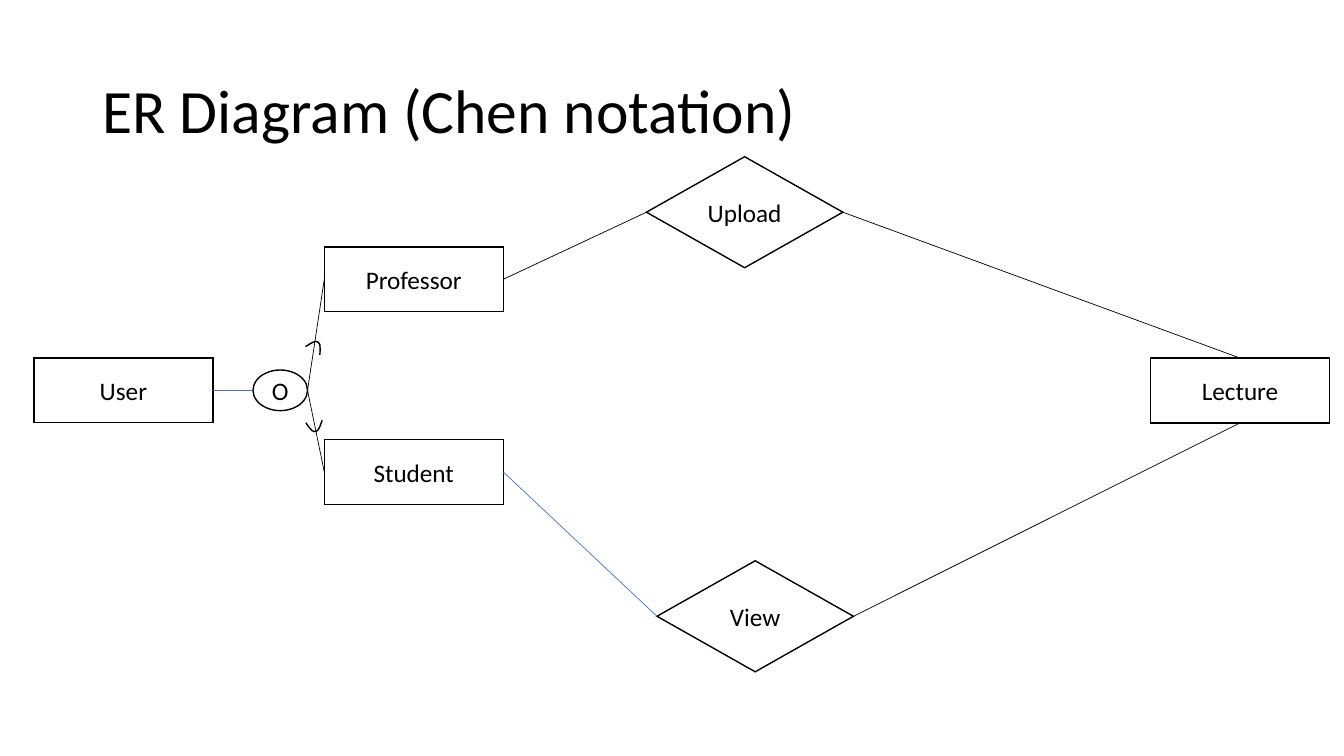
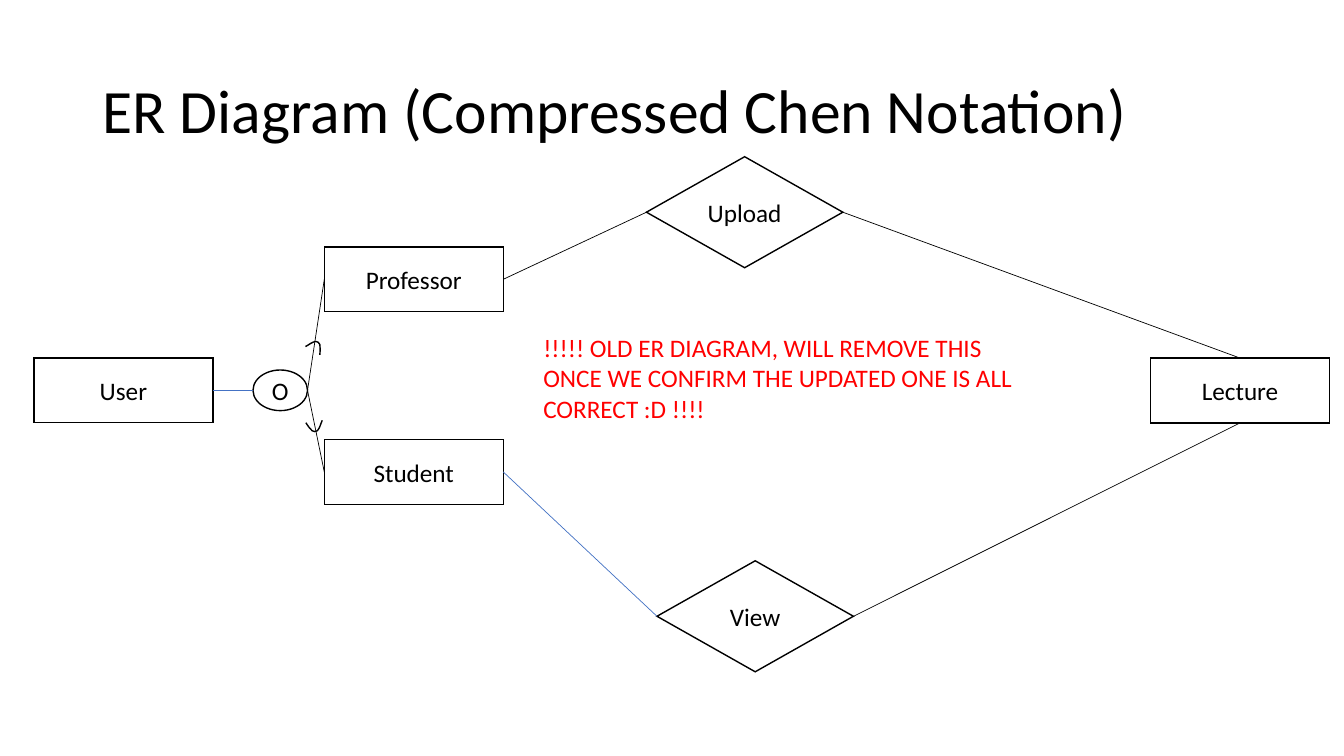
Before and after one commit to Ishitanarsiker/WAD2_GroupProject, a slide deck: slide 9 of DesignSpecification.pptx. Drawn at 1344x756 pixels with LibreOffice and Linux fonts; fonts in the diff are those of the drawing. Boxes give left, top, right and bottom in pixels: in the first picture for what was removed or moved away, otherwise in the second. Text is boxed around its words. In the diff, an @@ line names an element or a change of style, - is before the commit and + after.

```diff
--- a/DesignSpecification.pptx
+++ b/DesignSpecification.pptx
@@ title at bbox=[102, 88, 1126, 144]: text changed @@
-ER Diagram (Chen notation)
+ER Diagram (Compressed Chen Notation)
@@ text added at bbox=[543, 340, 1012, 418], 18 pt, text #FF0000 @@
+!!!!! OLD ER DIAGRAM, WILL REMOVE THIS ONCE WE CONFIRM THE UPDATED ONE IS ALL CORRECT :D !!!!
```
Also in this commit, not shown: 2 slides added, 1 other file.
